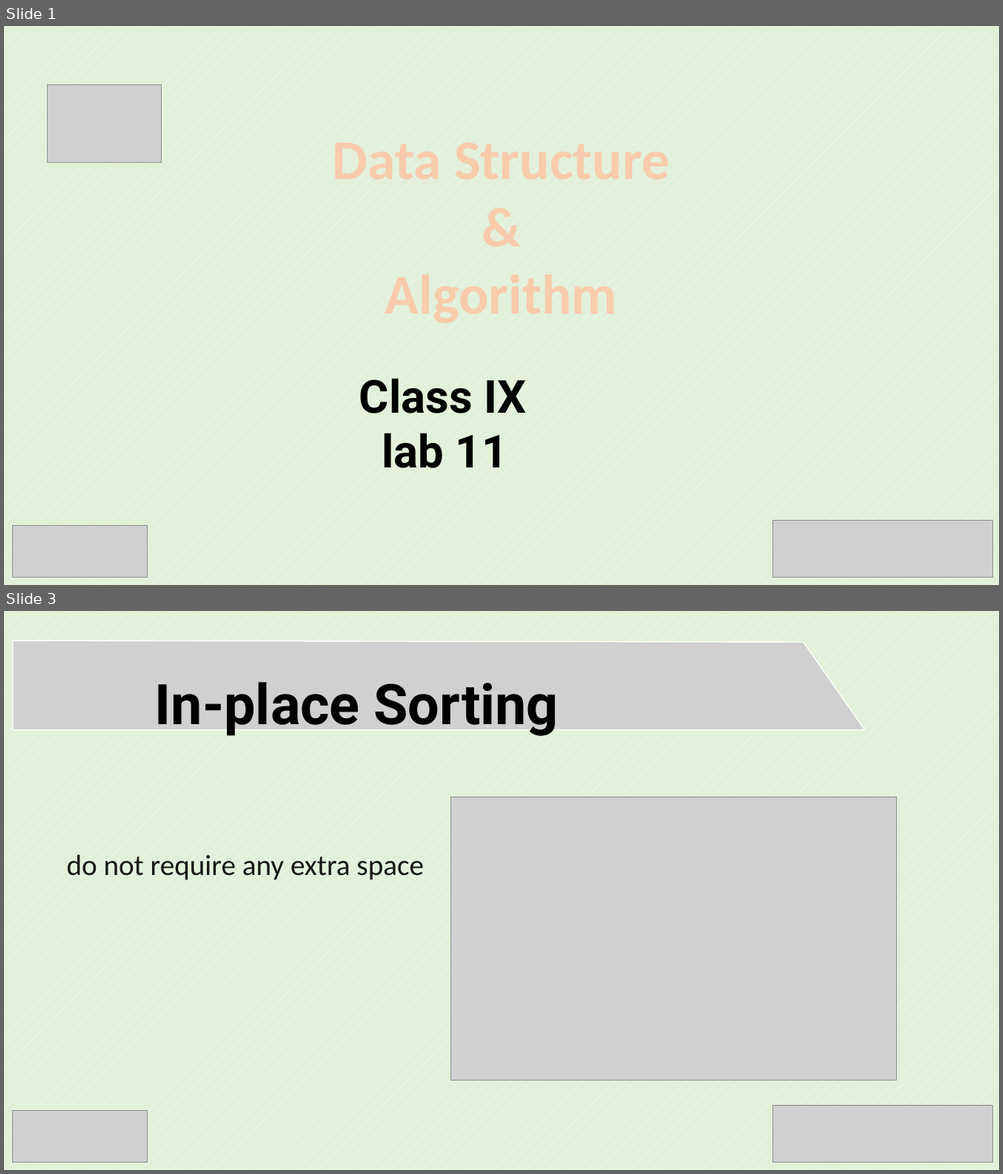
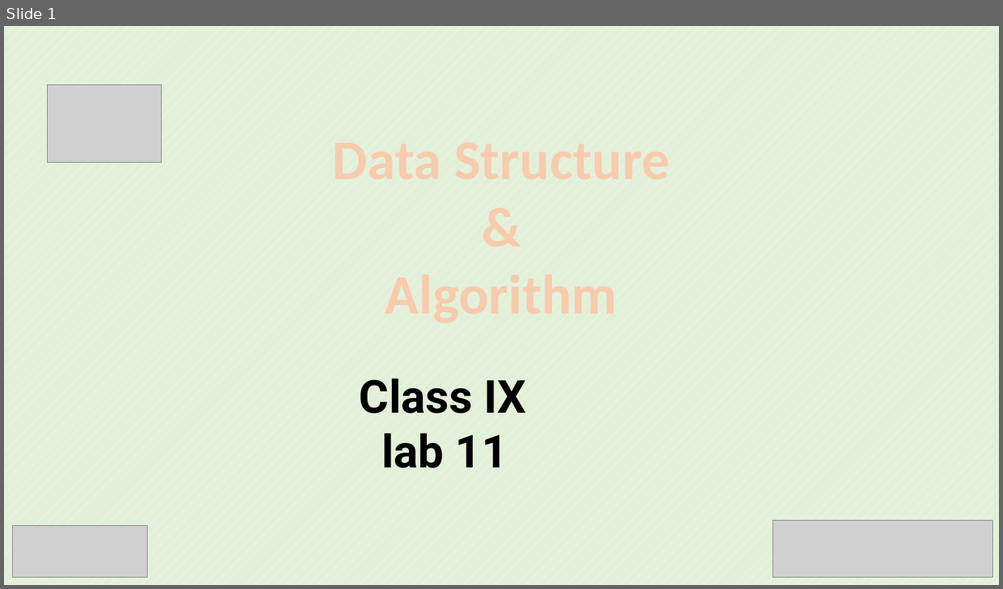
Before and after one commit to SabitDeepto/IIDP, a slide deck: class 10/lab 11 (DSA)/2. Presentation/DSA_14.pptx. Shown one above the other, each under a label of ours: slides 1 and 3 before the commit, slide 1 after it; the slides between them are not shown. The pictures are 1003x1174 and 1003x589 pixels, drawn with LibreOffice and Linux fonts; fonts in the diff are those of the drawing; grey boxes stand for pictures. Boxes give left, top, right and bottom in pixels: in the first picture for what was removed or moved away, otherwise in the second. Text is boxed around its words. In the diff, an @@ line names an element or a change of style, - is before the commit and + after.

```diff
--- a/class 10/lab 11 (DSA)/2. Presentation/DSA_14.pptx
+++ b/class 10/lab 11 (DSA)/2. Presentation/DSA_14.pptx
@@ slide 3 removed at [4,611,999,1170], background pattern #FFFFFF on #E2F0D9 @@
@@ picture removed at [13,641,865,730] @@
@@ text removed at [155,682,559,736] @@
-In-place Sorting
@@ picture removed at [451,797,896,1080] @@
@@ text removed at [67,854,424,880] @@
-do not require any extra space
@@ picture removed at [13,1111,148,1162] @@
@@ picture removed at [772,1105,993,1163] @@
```
Also in this commit, not shown: 5 slides added, 5 other slides removed, 2 other files.
